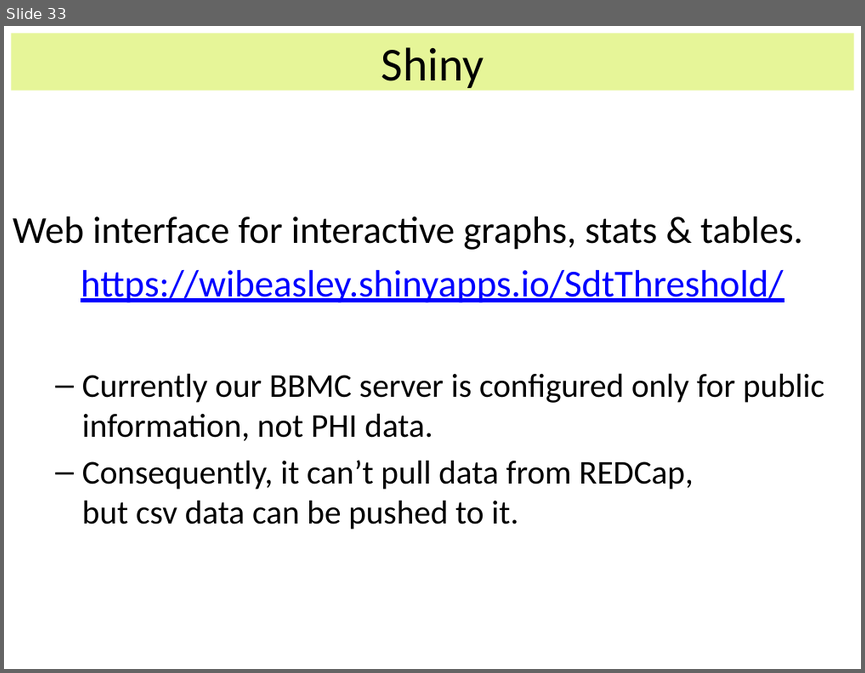
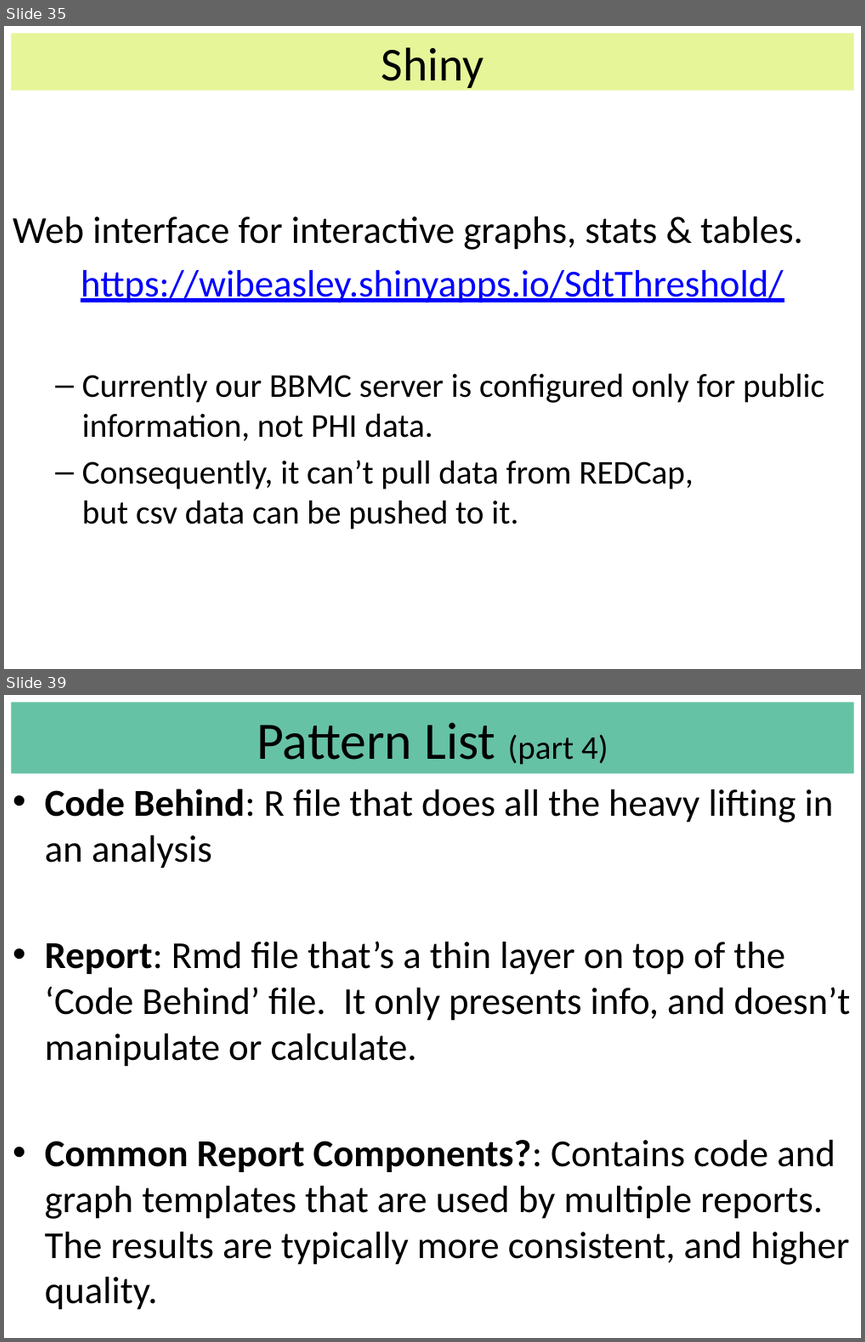
Before and after one commit to OuhscBbmc/StatisticalComputing, a slide deck: 2014_Presentations/09_September/LiterateProgrammingPatternsAndPracticesWithREDCap.pptx. Shown one above the other, each under a label of ours: slide 33 before the commit, slides 35 and 39 after it; the slides between them are not shown. The pictures are 865x673 and 865x1342 pixels, drawn with LibreOffice and Linux fonts; fonts in the diff are those of the drawing. Boxes give left, top, right and bottom in pixels: in the first picture for what was removed or moved away, otherwise in the second. Text is boxed around its words. In the diff, an @@ line names an element or a change of style, - is before the commit and + after.

Commit message:
Added more patterns; moved around some sliders

```diff
--- a/2014_Presentations/09_September/LiterateProgrammingPatternsAndPracticesWithREDCap.pptx
+++ b/2014_Presentations/09_September/LiterateProgrammingPatternsAndPracticesWithREDCap.pptx
@@ slide 39 added at [4,695,861,1338], background #FFFFFF @@
@@ title added at [11,702,853,773], fill #66C2A5, 44.1 pt, text #000000 @@
+Pattern List (part 4)
@@ text added at [45,789,851,1310], 32 pt, text #000000 @@
+• Code Behind: R file that does all the heavy lifting in an analysis
+• Report: Rmd file that’s a thin layer on top of the ‘Code Behind’ file. It only presents info, and doesn’t manipulate or calculate.
+• Common Report Components?: Contains code and graph templates that are used by multiple reports. The results are typically more consistent, and higher quality.
@@ what was slide 33 is now slide 35 @@
```
Also in this commit, not shown: 11 slides changed, 6 other slides added.
